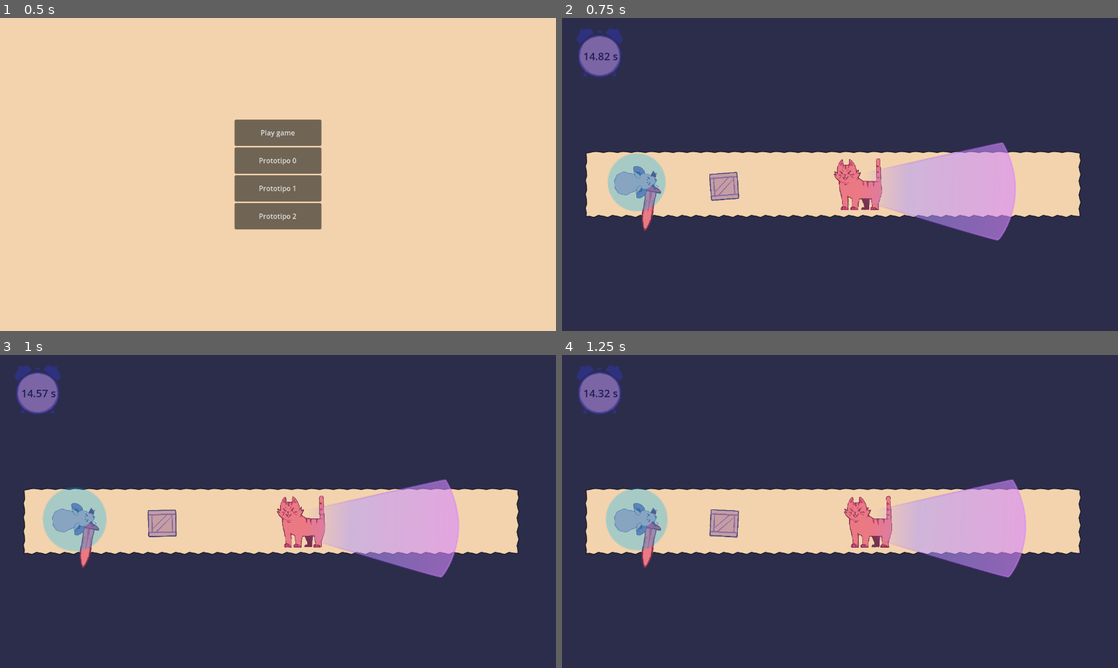
Above: before the commit, frames 1-4 (two rows, left to right).
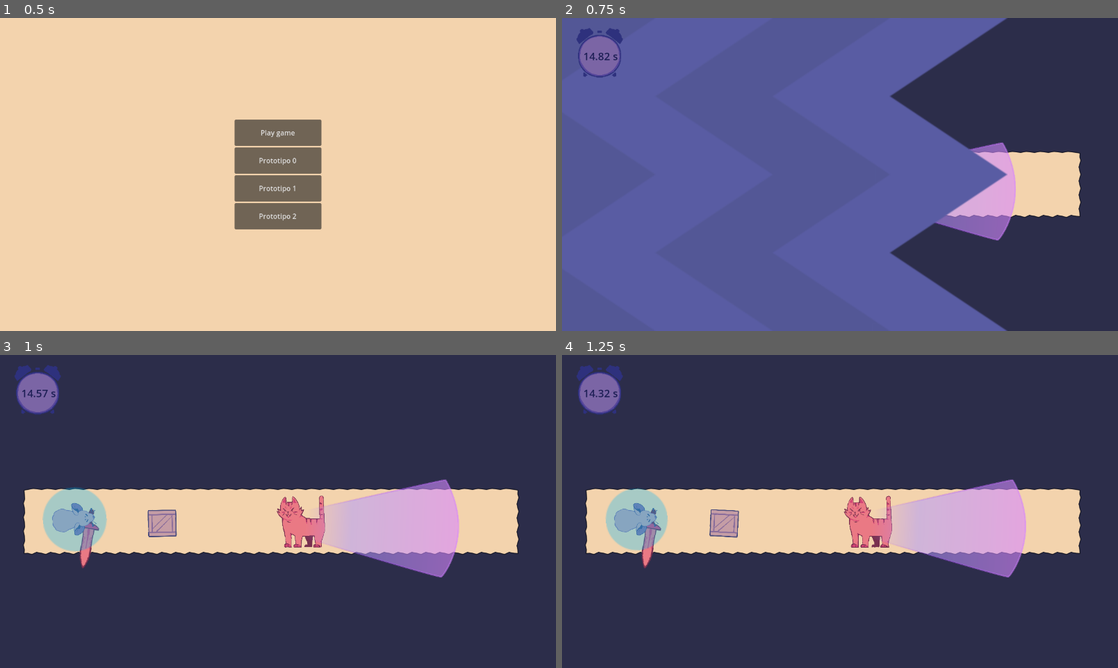
Above: after the commit, the same moments.

Repository: antimundo/rat-and-furrius
Game: Godot game, scene res://scenes/main_menu/main_menu.tscn
Same seed, same stepped clock (60 frames per second), same inputs: the game is played once before the commit and once after it. This scene is started directly instead of the project's main scene. Sound files missing from this copy of the repository are replaced by a short silence.
Inputs:
- Up to frame 1 (0.5 s): no input
- Up to frame 2 (0.75 s): click "Prototipo 0" at 0.5 s
- Up to frame 3 (1 s): no input
- Up to frame 4 (1.25 s): no input

Frame 1 is identical in both runs. In frame 2, 69% of the frame differs, in the area x 0-81%, y 0-100%; in frame 3, nothing differs; in frame 4, nothing differs.

Commit message:
Add transition and sound

Diff:
--- a/scenes/game_manager/game_manager.gd
+++ b/scenes/game_manager/game_manager.gd
@@ -18,10 +18,12 @@
 		load_game_finished()
 
 func load_menu():
+	$Control/Curtain.play_animation()
 	load_end_scene(load("res://scenes/main_menu/start_menu.tscn"))
 	queue_free()
 
 func load_game_finished():
+	$Control/Curtain.play_animation()
 	load_end_scene(load("res://scenes/main_menu/end_menu.tscn"))
 	queue_free()
 
@@ -32,6 +34,7 @@
 	current_level.queue_free()
 
 func reload_current_level(cheeses: Node2D) -> void:
+	$SFXNextLevel.play()
 	var last_level = current_level
 	cheeses.call_deferred("reparent", self)
 	load_level(levels[current_level_index])
@@ -39,6 +42,7 @@
 	last_level.queue_free()
 
 func load_level(scene: PackedScene) -> void:
+	$Control/Curtain.play_animation()
 	current_level = scene.instantiate()
 	if current_level.has_signal("level_finished"):
 		current_level.level_finished.connect(load_next_level)
--- a/scenes/game_manager/game_manager.tscn
+++ b/scenes/game_manager/game_manager.tscn
@@ -1,10 +1,12 @@
-[gd_scene load_steps=9 format=3 uid="uid://dsuf565vxlltg"]
+[gd_scene load_steps=11 format=3 uid="uid://dsuf565vxlltg"]
 
 [ext_resource type="Script" path="res://scenes/game_manager/game_manager.gd" id="1_woiw8"]
 [ext_resource type="Texture2D" uid="uid://r28s42mguoxy" path="res://assets/sprites/circle.svg" id="2_43sdy"]
 [ext_resource type="Texture2D" uid="uid://cp5ff11ecnu4r" path="res://assets/sprites/Clock.png" id="2_eqlv3"]
 [ext_resource type="Script" path="res://scenes/game_manager/end_game_timer.gd" id="2_ln6gs"]
+[ext_resource type="PackedScene" uid="uid://dv3kfiw88cwed" path="res://scenes/game_manager/curtain.tscn" id="2_wg7jd"]
 [ext_resource type="AudioStream" uid="uid://dtky6y0mv0gyv" path="res://assets/music/music_gameplay.ogg" id="3_7bieq"]
+[ext_resource type="AudioStream" uid="uid://cctuobp8o40aa" path="res://assets/audio/defeat_contact.ogg" id="7_nbisg"]
 
 [sub_resource type="Animation" id="Animation_iesm3"]
 length = 0.001
@@ -77,6 +79,8 @@
 offset_right = 40.0
 offset_bottom = 40.0
 
+[node name="Curtain" parent="Control" instance=ExtResource("2_wg7jd")]
+
 [node name="TextureRect" type="TextureRect" parent="Control"]
 self_modulate = Color(0.623529, 0.643137, 1, 1)
 layout_mode = 0
@@ -146,4 +150,7 @@
 volume_db = -4.0
 autoplay = true
 
+[node name="SFXNextLevel" type="AudioStreamPlayer" parent="."]
+stream = ExtResource("7_nbisg")
+
 [connection signal="timeout" from="EndGameTimer" to="." method="_on_end_game_timer_timeout"]
